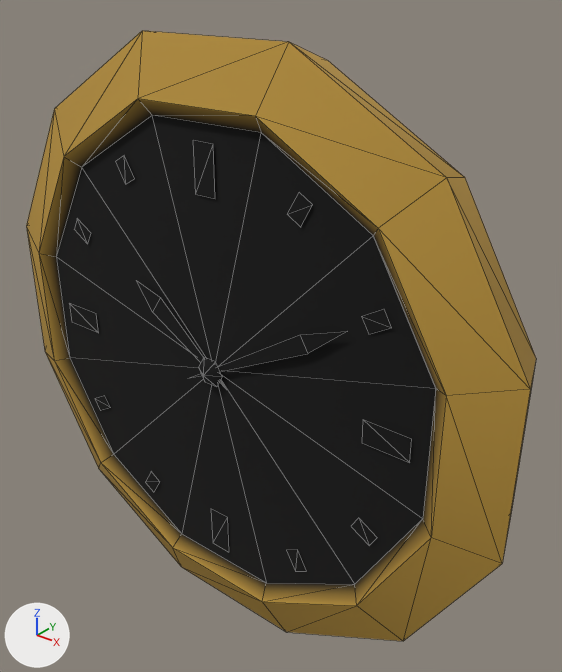
The glTF model assets/models/clock/clock.glb, before and after one commit.
Both versions are drawn from a 50 mm camera at (0.239, -0.281, 0.184) aimed at (0.016, -0.003, 0.011). Arrows for +X, +Y and +Z are at lower left; the lights stay in place. The older version comes first. Mesh edges are drawn as thin lines. Vertices at exactly the same position are counted once.

The first picture shows 'brass', 'dark', 'enamel'.
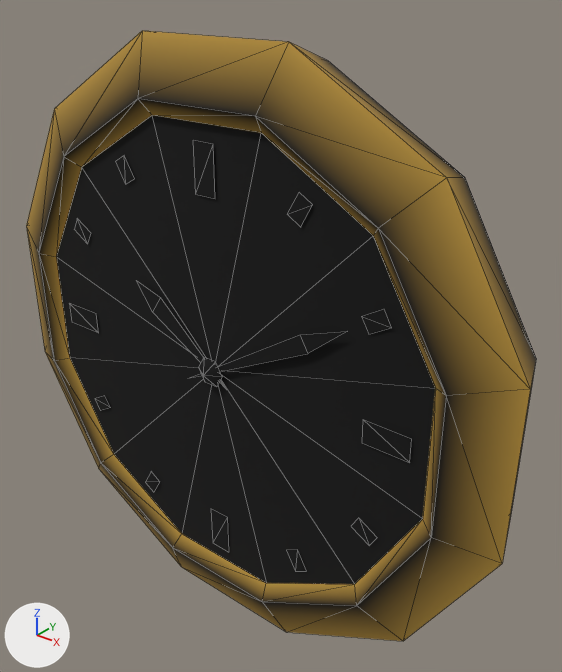
Boxes (x1, y1, x2, y2) around the edits, measured in the pictures (562 x 672 px):
part 1 of me_brass, recoloured (darker)
    both: (27, 39, 536, 636)
part 2 of me_brass, recoloured
    both: (39, 99, 446, 605)

Edits to the bpy script that builds the scene:
```text
Change me_brass:
    where me_brass.from_pydata(...)  # 55 vertices, 78 faces; spans x -0.155..0.155, y -0.044..0.0, z -0.155..0.155
    used by ob_brass; location = (0.0, 0.0, 0.0)
    me_brass part 1: 60 faces centred in x -0.151..0.151, y -0.04..-0.01, z -0.151..0.151 are repainted in the vertex colours; the middle colour goes from white #ffffff to black #000000
    me_brass part 2: 12 faces centred in x -0.122..0.122, y -0.038, z -0.122..0.122 are repainted in the vertex colours; the middle colour goes from black #000000 to white #ffffff
```
